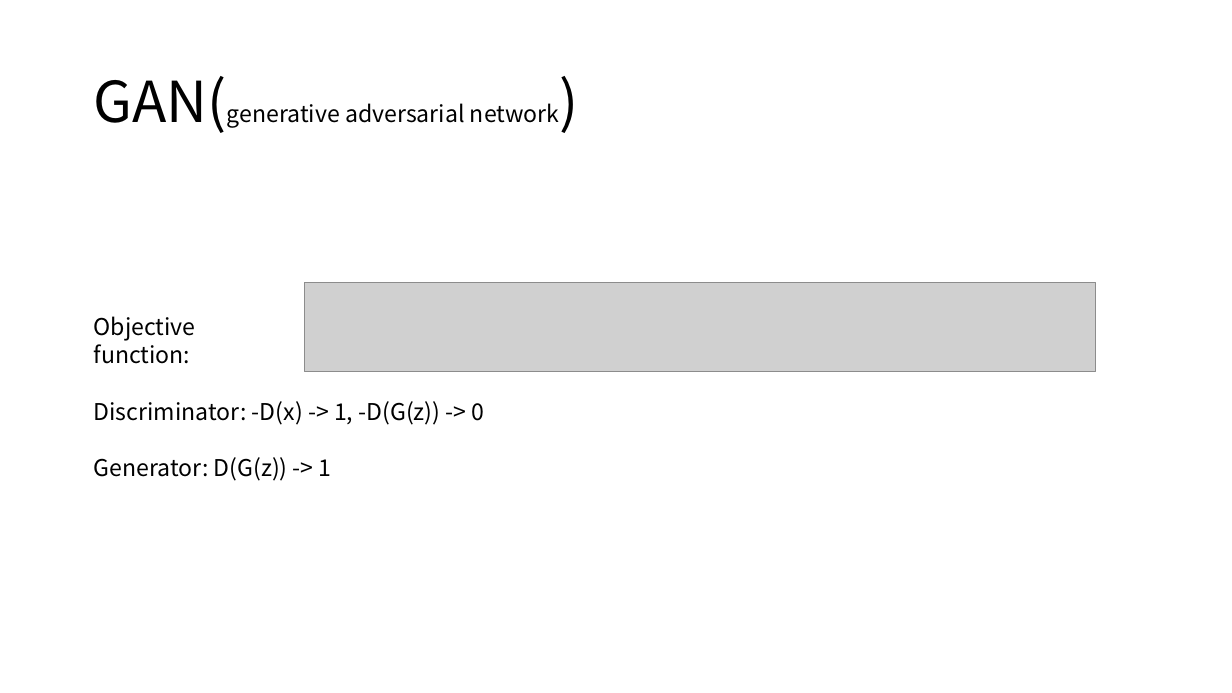
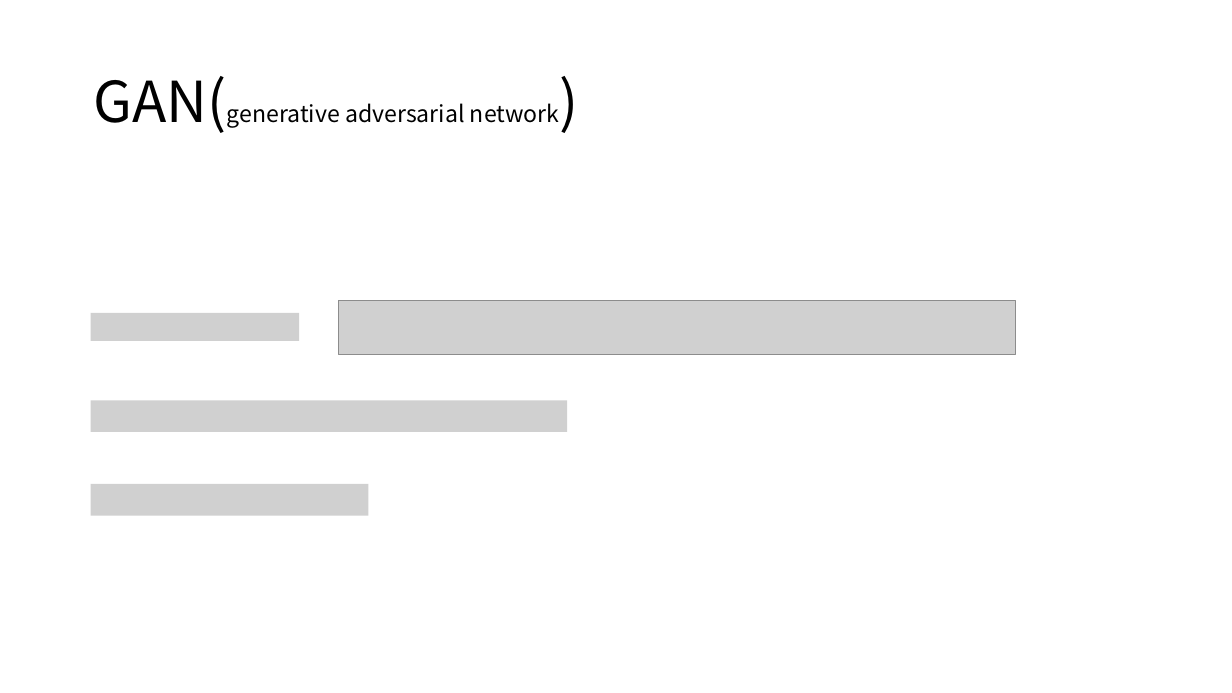
Before and after one commit to onebottlekick/GAN_study, a slide deck: slide 7 of week1/week1.pptx. Drawn at 1232x693 pixels with LibreOffice and Linux fonts; fonts in the diff are those of the drawing; grey boxes stand for pictures. Boxes give left, top, right and bottom in pixels: in the first picture for what was removed or moved away, otherwise in the second. Text is boxed around its words. In the diff, an @@ line names an element or a change of style, - is before the commit and + after.

```diff
--- a/week1/week1.pptx
+++ b/week1/week1.pptx
@@ picture added at (91, 313, 299, 341) @@
@@ text removed at (94, 316, 196, 364) @@
-Objective function:
@@ picture: place and size @@
-picture at (304, 282, 1096, 372)
+picture at (339, 300, 1017, 354)
@@ picture added at (91, 400, 567, 432) @@
@@ text removed at (94, 401, 485, 481) @@
-Discriminator: -D(x) -> 1, -D(G(z)) -> 0
-Generator: D(G(z)) -> 1
@@ picture added at (91, 484, 368, 516) @@
```
Also in this commit, not shown: 1 slide added.
